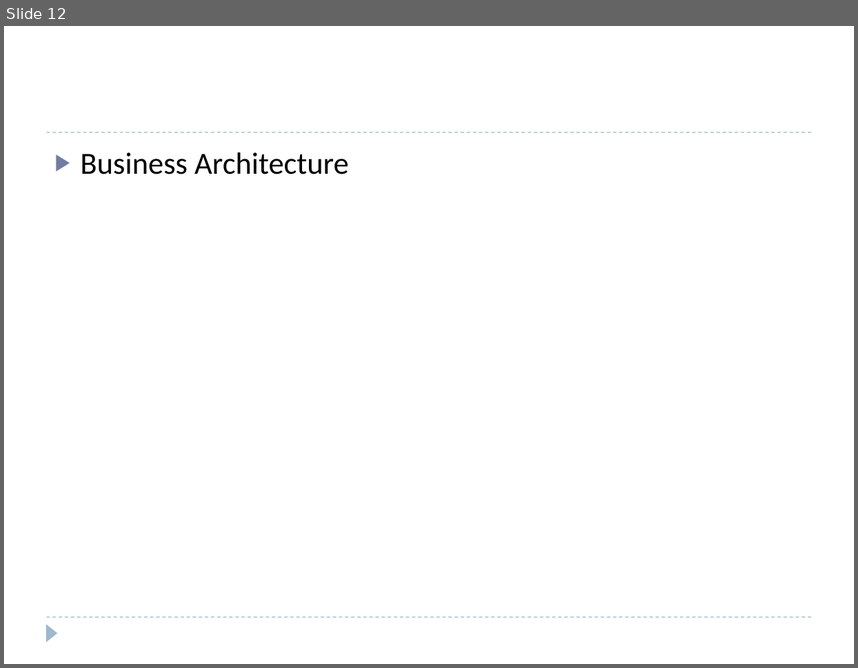
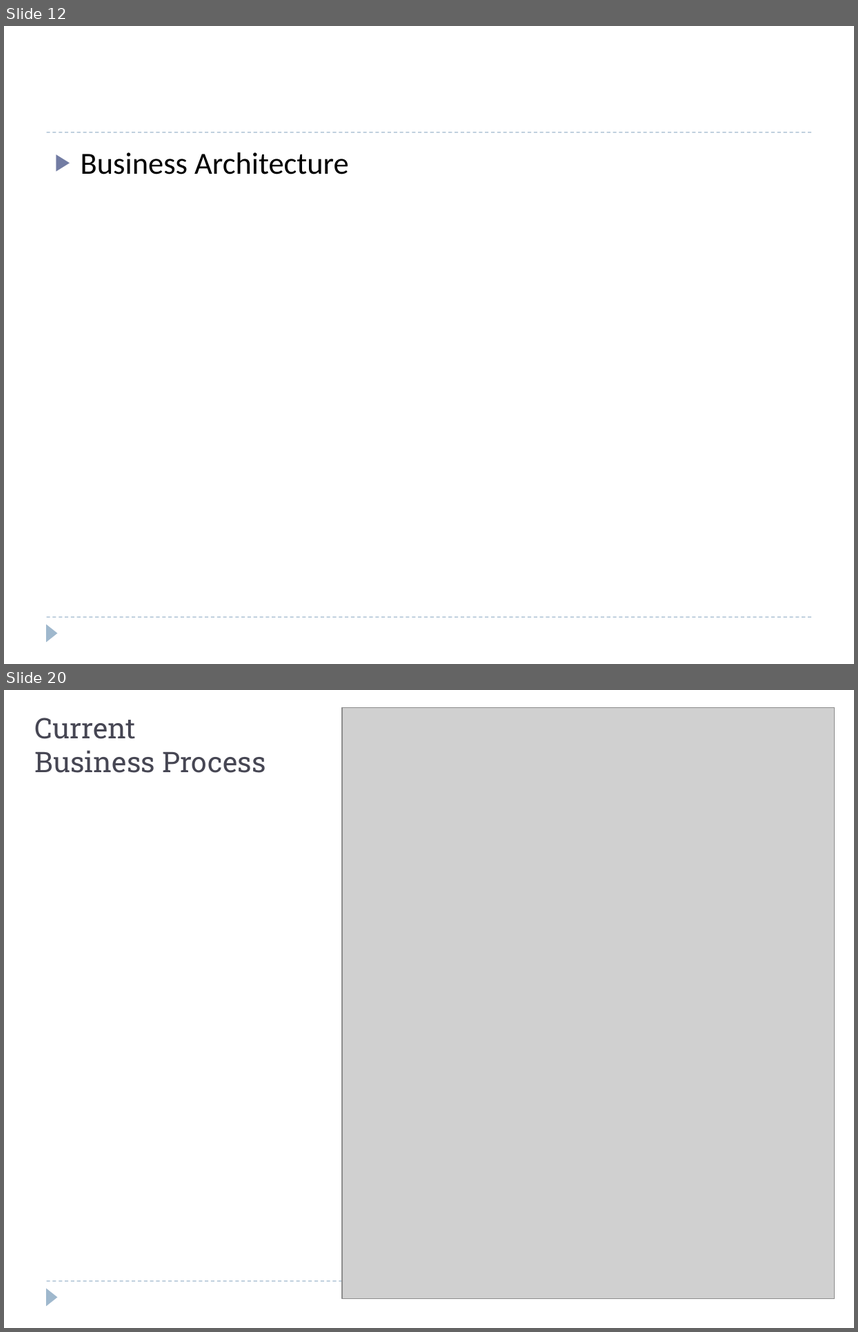
Before and after one commit to windieccf/t1-shipping, a slide deck: Enterprise Architech Presentation.pptx. Shown one above the other, each under a label of ours: slide 12 before the commit, slides 12 and 20 after it; the slides between them are not shown. The pictures are 858x668 and 858x1332 pixels, drawn with LibreOffice and Linux fonts; fonts in the diff are those of the drawing; grey boxes stand for pictures. Boxes give left, top, right and bottom in pixels: in the first picture for what was removed or moved away, otherwise in the second. Text is boxed around its words. In the diff, an @@ line names an element or a change of style, - is before the commit and + after.

```diff
--- a/Enterprise Architech Presentation.pptx
+++ b/Enterprise Architech Presentation.pptx
@@ slide 20 added at [4, 690, 854, 1328], background #FFFFFF; not listed: 2 template elements that a slide beside it also shows @@
@@ picture added at [342, 708, 835, 1299] @@
@@ text added at [35, 718, 266, 773], 24 pt, text #464653 @@
+Current
+Business Process
```
Also in this commit, not shown: 5 slides changed, 16 other slides added.
